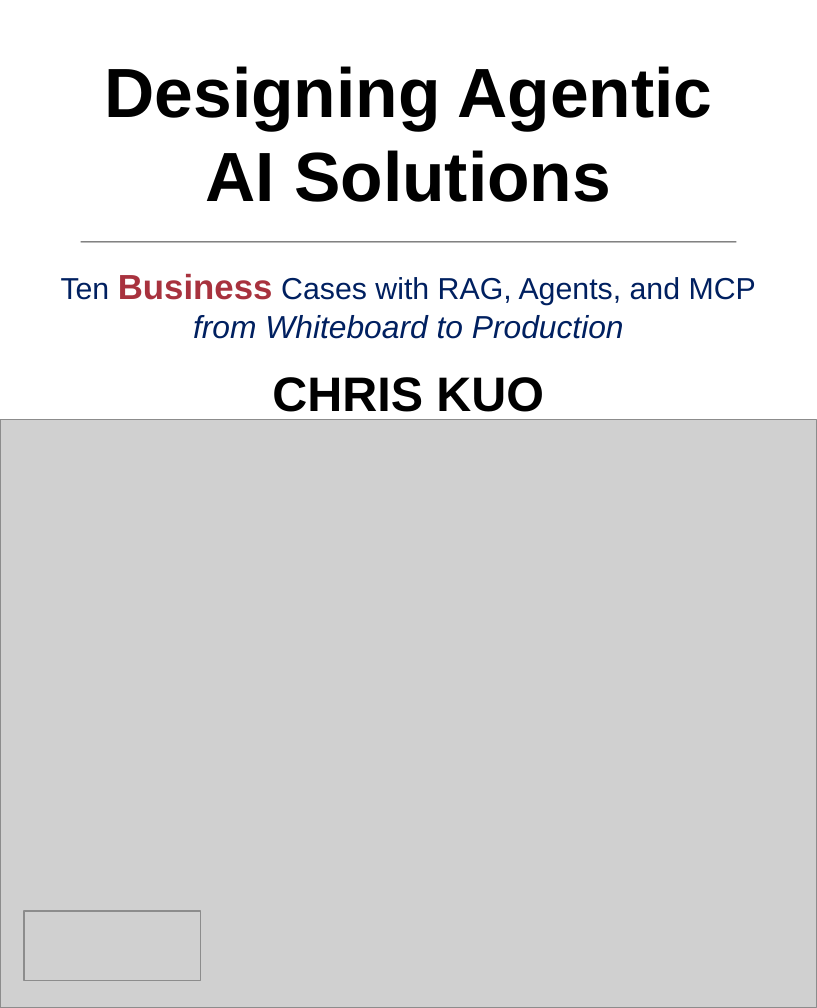
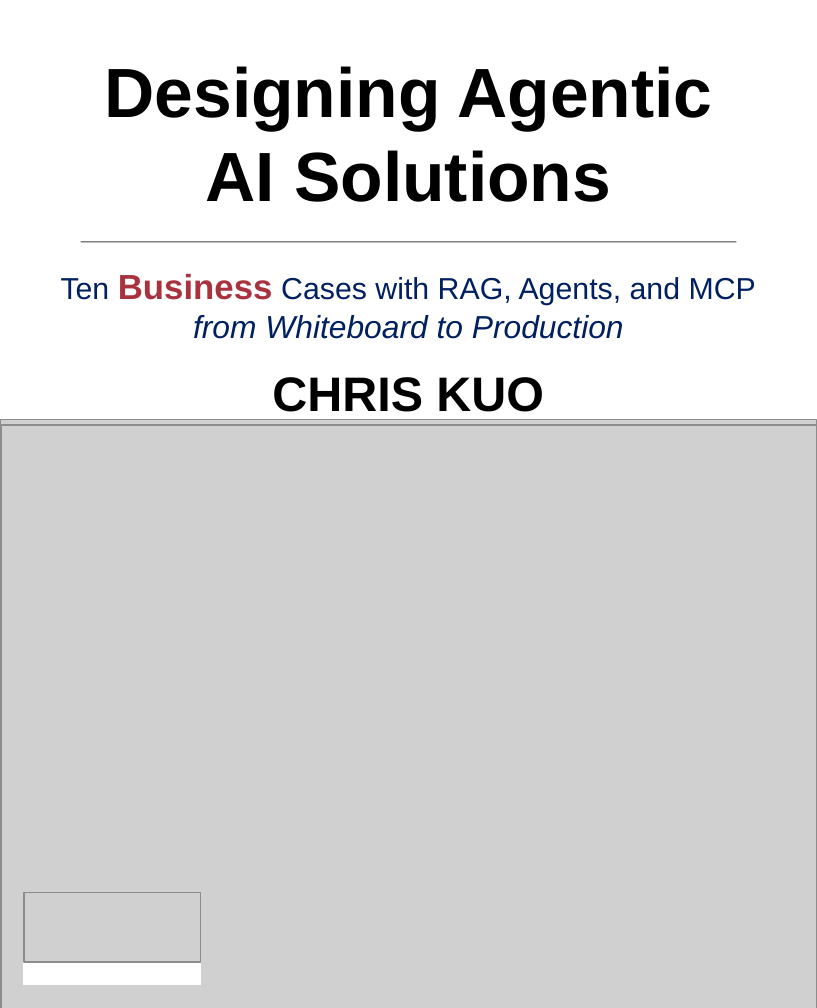
Before and after one commit to drdataman01-ai/Book_agentic, a slide deck: slide 1 of cover/Designing_Agentic_AI_Solutions_front_cover.pptx. Drawn at 817x1008 pixels with LibreOffice and Linux fonts; fonts in the diff are those of the drawing; grey boxes stand for pictures. Boxes give left, top, right and bottom in pixels: in the first picture for what was removed or moved away, otherwise in the second. Text is boxed around its words. In the diff, an @@ line names an element or a change of style, - is before the commit and + after.

```diff
--- a/cover/Designing_Agentic_AI_Solutions_front_cover.pptx
+++ b/cover/Designing_Agentic_AI_Solutions_front_cover.pptx
@@ picture added at <box>2,425,817,1008</box> @@
@@ picture: place and size @@
-picture at <box>24,911,200,980</box>
+picture at <box>24,892,200,962</box>
@@ rectangle added at <box>24,897,200,984</box>, fill #FFFFFF, outline #FFFFFF 1 pt @@
```
Also in this commit, not shown: 37 other files.
